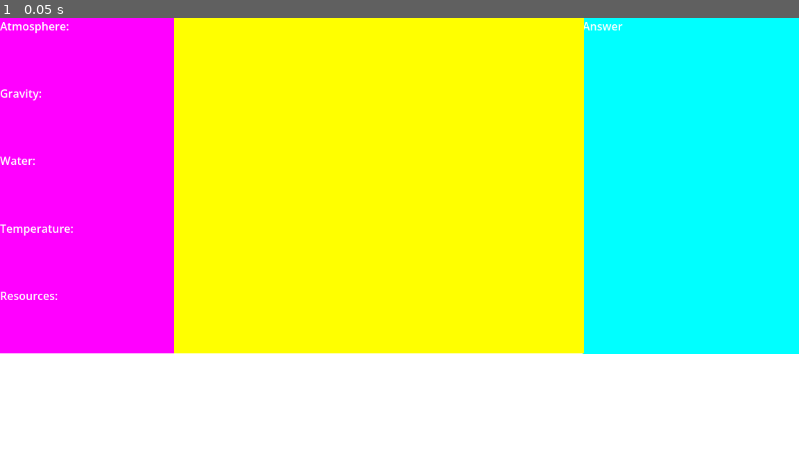
Above: before the commit, frame 1.
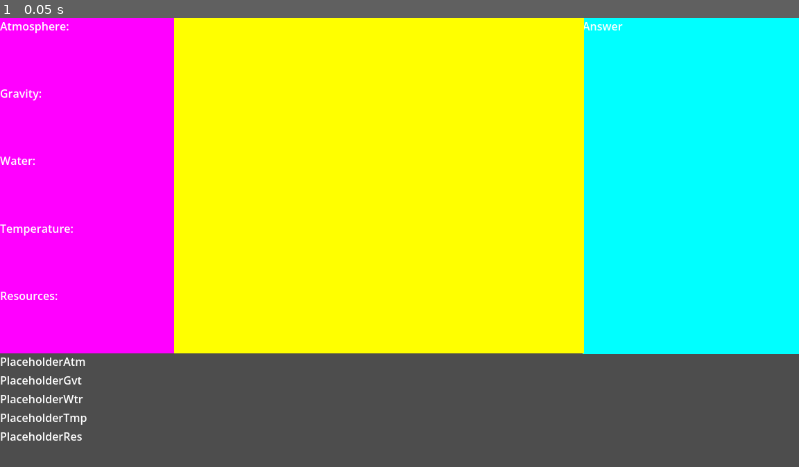
Above: after the commit, the same moment.

Repository: mattefwe/veiled-worlds
Game: Godot game, scene res://scenes/dialogue_scene.tscn
Two runs of this game, one before a commit and one after it. Both use one fixed random seed, a clock stepped at 60 frames per second and the inputs below. The project has no main scene, so this scene is started directly.
Inputs:
- Up to frame 1 (0.05 s): no input

The runs differ from the first frame. In frame 1, 25% of the frame differs, in the area x 0-100%, y 74-100%.

Commit message:
feat: implemented initial placeholder questions

Diff:
--- a/veiled-worlds-game/scenes/dialogue_scene.tscn
+++ b/veiled-worlds-game/scenes/dialogue_scene.tscn
@@ -25,11 +25,6 @@
 size_flags_horizontal = 3
 size_flags_vertical = 3
 script = ExtResource("1_3l5nu")
-
-[node name="ColorRect" type="ColorRect" parent="ScrollContainer/VBoxContainer" unique_id=542375769]
-layout_mode = 2
-size_flags_vertical = 3
-metadata/_edit_use_anchors_ = true
 
 [node name="Sensors" type="Control" parent="." unique_id=537190069]
 layout_mode = 1
--- a/veiled-worlds-game/scripts/instantiate_questions.gd
+++ b/veiled-worlds-game/scripts/instantiate_questions.gd
@@ -10,22 +10,38 @@
 var arrayquestions = []
 
 func _ready():
-
-	for i in range(count_questions(currentid, arrayquestions)):
+	print("ciao")
+	count_questions(currentid, arrayquestions)
+	for i in range(arrayquestions.size()):
 		var label = Label.new()
 		label.text = arrayquestions[i]
+		print("ok1")
+		print(arrayquestions)
+		print(arrayquestions[i])
 		add_child(label)
 
+
 func _process(_delta):
+
+	pass
+
+func update():
 
 	##cancello tutti i figli
 	var children = get_children()
 	for x in range(children.size()-1):
 		children[x].queue_free()
 
-	## conto e riinizializzo tutti i figli
+	##conto e riinizializzo tutti i figli
+	for i in range(count_questions(currentid, arrayquestions)):
+		var label = Label.new()
+		label.text = arrayquestions[i]
+		add_child(label)
+
+	pass
 
 func count_questions(id, arrayquestions):
+	print("ok")
 	var alien = AlienList.aliens[id]
 	var extradialogues = alien.extraDialogues
 	arrayquestions.append("PlaceholderAtm")
@@ -34,7 +50,11 @@
 	arrayquestions.append("PlaceholderTmp")
 	arrayquestions.append("PlaceholderRes")
 	var count = 0
+	print("ok")
+	print(arrayquestions)
 	for x in range(extradialogues.size()-1):
+		print(extradialogues.size())
+		print(count)
 		if(extradialogues[x].prerequisite == "AtmAnswered" and AtmAnswered == true):
 			count = count+1
 			arrayquestions.append(extradialogues[x].question)
@@ -55,5 +75,5 @@
 			count = count+1
 			arrayquestions.append(extradialogues[x].question)
 
-
+	print("ok")
 	return count
